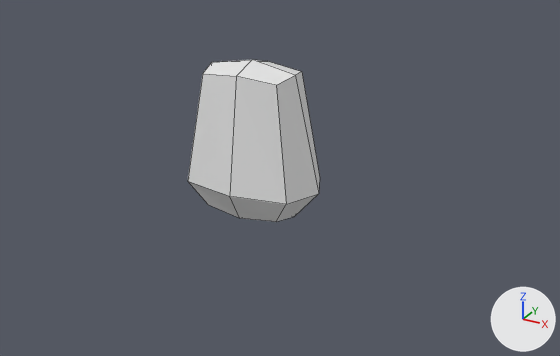
The Blender file Content/World/rockcircle.blend: old version first, new version second.
Before and after are seen from a 50 mm lens placed at (11.76, -19.65, 10.78), pointed at (0.95, 0.0, 0.96). The axes (+X, +Y, +Z) are drawn at lower right. The lights are the same throughout. Mesh edges are drawn as thin lines.
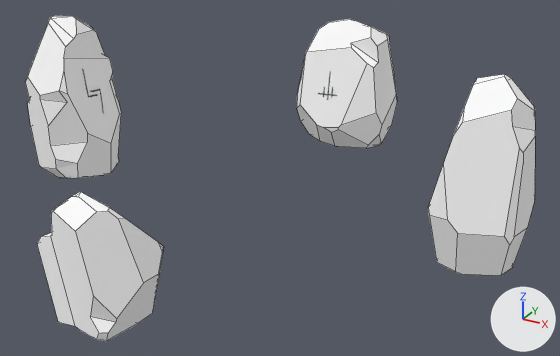
Pixel boxes [x1, y1, x2, y2] of what changed, in the pictures (560 x 356 px):
```json
{"object": "Cube.001", "change": "reshaped, moved", "before": [188, 60, 320, 222], "after": [297, 19, 397, 148], "on screen": "24% narrower, 20% shorter"}
{"object": "Cube", "change": "shown", "after": [428, 74, 535, 275]}
{"object": "Cube.002", "change": "added", "after": [37, 191, 163, 341]}
{"object": "Cube.004", "change": "added", "after": [26, 16, 121, 178]}
```

Scene script edits in JSON lines:
```json
{"op": "add", "block": "img_rock_circle_runes", "code": ["img_rock_circle_runes = load_image('rock_circle_runes', 'RockCircle/rock_circle_runes.png', 1024, 1024, 'sRGB')"]}
{"op": "add", "block": "mat_material", "code": ["mat_material = principled_material('Material')", "mat_material.texture = img_rock_circle_runes", "mat_material.roughness = 1.0", "mat_material.specular_ior_level = 0.0"]}
{"block": "me_cube_002", "where": "me_cube_002.from_pydata(...)  # 72 vertices, 35 faces; spans x -1.51..1.39, y -1.37..1.47, z -0.4..5.16"}
{"block": "me_cube_002", "where": "# used by ob_cube; location = (0.0, 0.0, 0.0)"}
{"block": "me_cube_002", "change": "me_cube_002 part 2: texture (UV) coordinates of 35 of 35 faces, centred in x -1.26..1.25, y -1.15..1.29, z -0.4..5.15, changed; they spanned u 0.0..0.79, v 0.0..0.74 and now span u 0.0..0.99, v 0.0..0.96"}
{"op": "add", "block": "me_cube_002", "code": "me_cube_002.materials.append(mat_material)  # picture img_rock_circle_runes"}
{"block": "me_cube_003", "where": "# used by ob_cube_001; location = (0.0, 0.0, 0.0)"}
{"op": "remove", "block": "me_cube_003", "code": "me_cube_003.from_pydata(...)  # 26 vertices, 24 faces; spans x -2.31..2.31, y -1.47..1.47, z -0.55..4.65"}
{"op": "add", "block": "me_cube_003", "code": "me_cube_003.from_pydata(...)  # 79 vertices, 40 faces; spans x -2.1..2.03, y -1.39..1.45, z -0.48..4.53"}
{"block": "me_cube_003", "change": "me_cube_003 part 1"}
{"block": "me_cube_003", "change": "22 vertices are removed from x -2.31..2.31, y -1.47..1.47, z -0.55..4.65"}
{"block": "me_cube_003", "change": "24 faces are deleted"}
{"block": "me_cube_003", "change": "75 vertices are added at x -2.1..2.03, y -1.39..1.45, z -0.48..4.53"}
{"block": "me_cube_003", "change": "40 new faces join them"}
{"op": "add", "block": "me_cube_003", "code": "me_cube_003.materials.append(mat_material)  # picture img_rock_circle_runes"}
{"op": "add", "block": "me_cube_006", "code": ["me_cube_006 = bpy.data.meshes.new('Cube.006')", "me_cube_006.from_pydata(...)  # 90 vertices, 48 faces; spans x -1.47..1.48, y -1.48..1.53, z -0.45..5.16", "me_cube_006.materials.append(mat_material)  # picture img_rock_circle_runes"]}
{"op": "add", "block": "me_cube_001", "code": ["me_cube_001 = bpy.data.meshes.new('Cube.001')", "me_cube_001.from_pydata(...)  # 103 vertices, 39 faces; spans x -1.58..1.63, y -1.24..1.14, z -0.23..3.29", "me_cube_001.materials.append(mat_material)  # picture img_rock_circle_runes"]}
{"op": "remove", "block": "ob_cube", "code": "ob_cube.hide_set(True)"}
{"op": "set", "path": "ob_cube.location", "old": "(0.0, 0.0, 0.0)", "new": "(7.21, 0.0, 0.0)"}
{"op": "set", "path": "ob_cube.rotation_euler", "old": "(0.0, 0.0, 0.0)", "new": "(0.0, 0.0, -1.571)", "note": "degrees (0, 0, 0) -> degrees (0, 0, -90)"}
{"op": "set", "path": "ob_cube_001.location", "old": "(0.0, 0.0, 0.0)", "new": "(0.0, 7.13, 0.0)"}
{"op": "add", "block": "ob_cube_004", "code": ["ob_cube_004 = bpy.data.objects.new('Cube.004', me_cube_006)", "ob_cube_004.location = (-7.44, 0.0, 0.0)", "ob_cube_004.rotation_euler = (0.0, 0.0, 1.571)  # degrees (0, 0, 90)"]}
{"op": "add", "block": "ob_cube_002", "code": ["ob_cube_002 = bpy.data.objects.new('Cube.002', me_cube_001)", "ob_cube_002.location = (0.0, -7.29, 0.0)", "ob_cube_002.rotation_euler = (0.0, 0.0, -3.142)  # degrees (0, 0, -180)"]}
```
